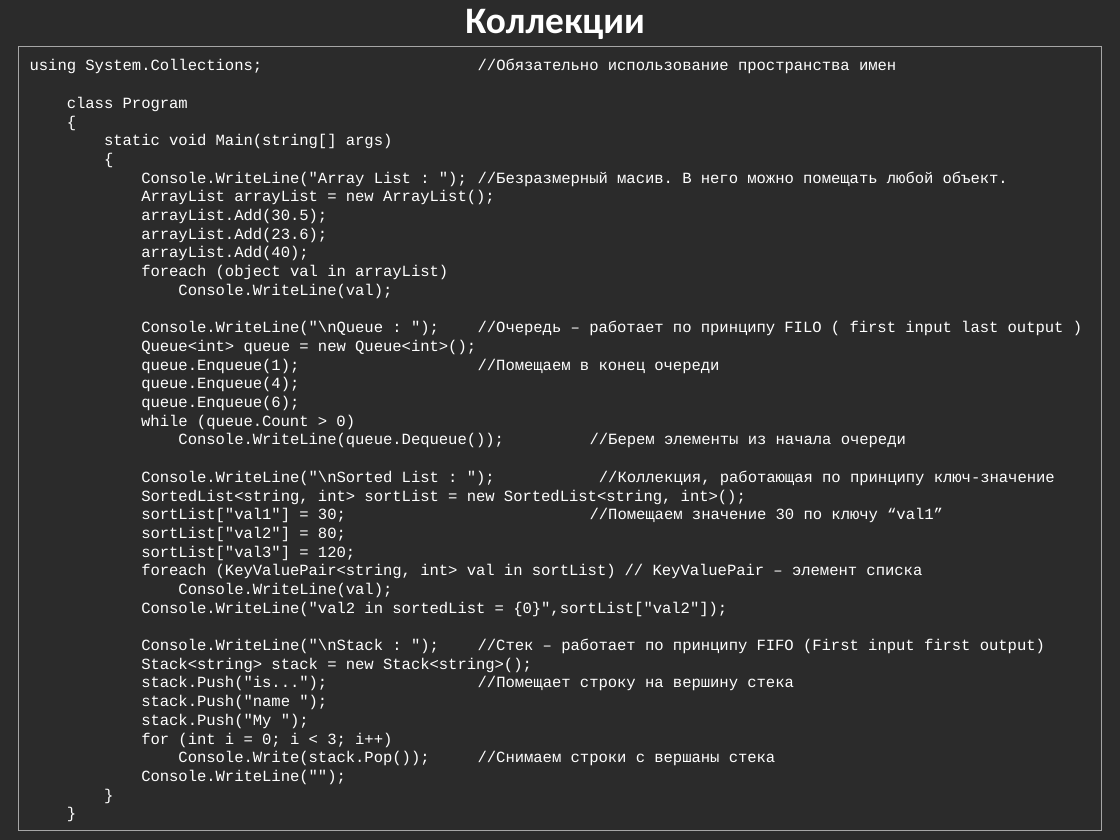
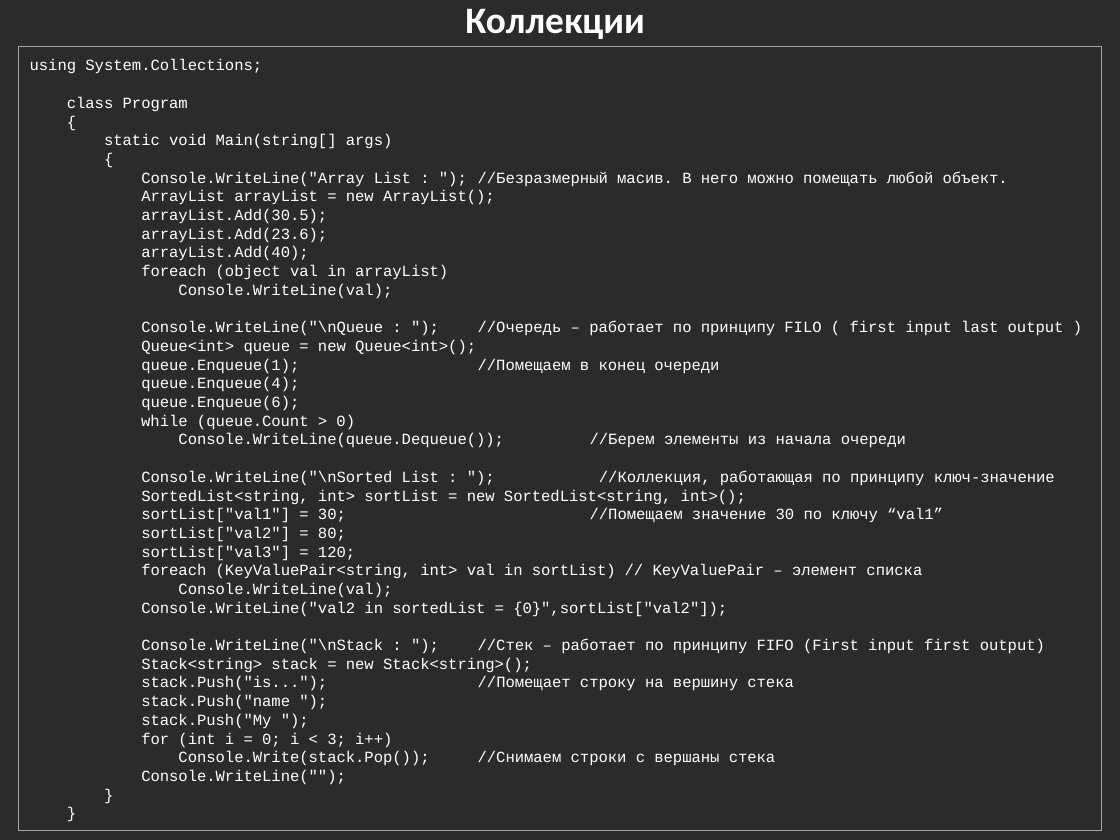
Before and after one commit to bazile/Training, a slide deck: slide 24 of Presentation/lesson-02-oop.pptx. Drawn at 1120x840 pixels with LibreOffice and Linux fonts; fonts in the diff are those of the drawing; background and template pictures are left out; a plain dark background stands for a picture behind light text. Boxes give left, top, right and bottom in pixels: in the first picture for what was removed or moved away, otherwise in the second. Text is boxed around its words. In the diff, an @@ line names an element or a change of style, - is before the commit and + after.

Commit message:
Added link to C5 collections

```diff
--- a/Presentation/lesson-02-oop.pptx
+++ b/Presentation/lesson-02-oop.pptx
@@ text in rectangle at (30,59,262,74): text changed @@
-using System.Collections; //Обязательно использование пространства имен
+using System.Collections;
```
Also in this commit, not shown: 2 other slides changed, 1 slide added, 1 other file.
